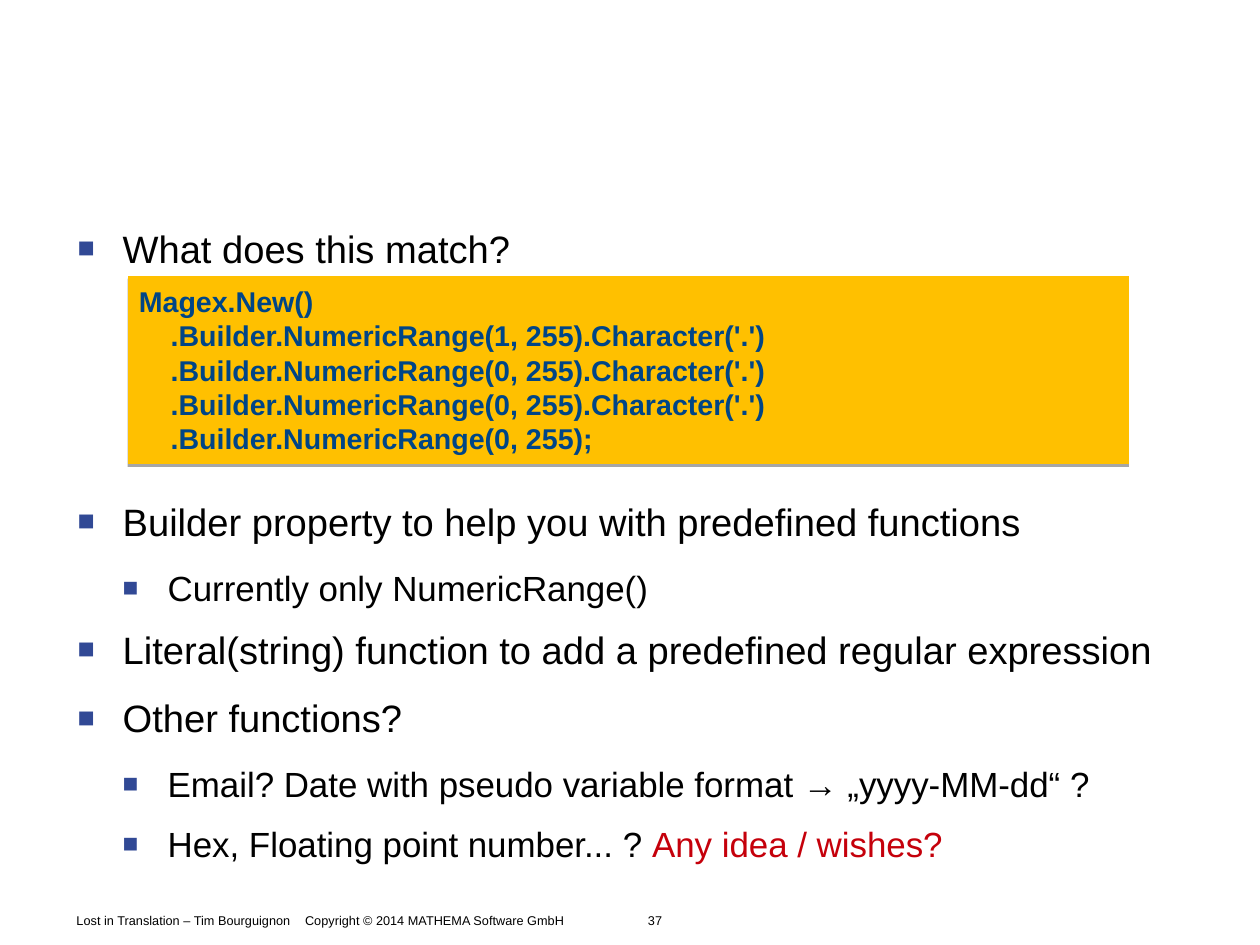
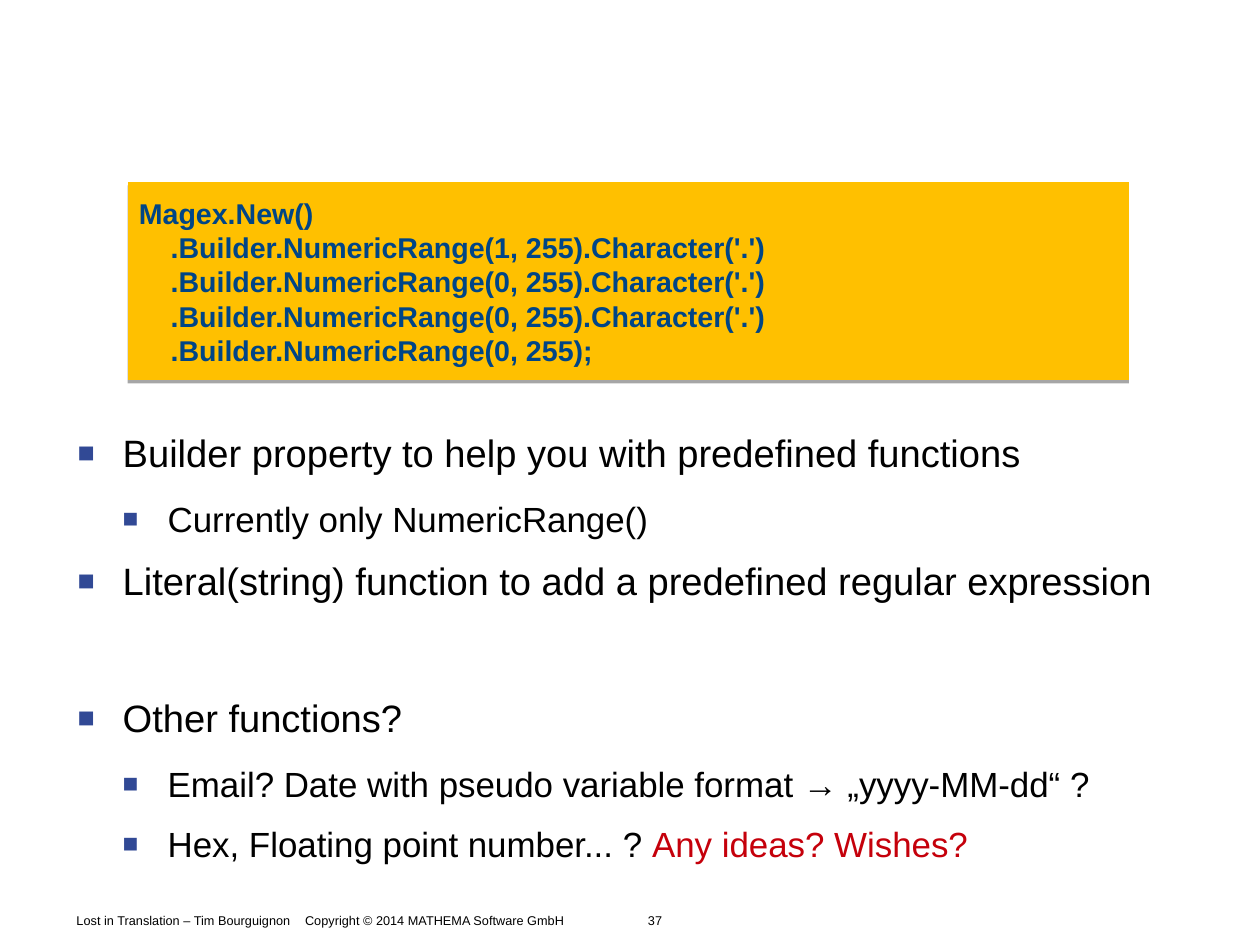
Before and after one commit to Timothep/Talk.LostInTranslation, a slide deck: slide 37 of LostInTranslation.odp. Drawn at 1260x945 pixels with LibreOffice and Linux fonts; fonts in the diff are those of the drawing; background and template pictures are left out. Boxes give left, top, right and bottom in pixels: in the first picture for what was removed or moved away, otherwise in the second. Text is boxed around its words. In the diff, an @@ line names an element or a change of style, - is before the commit and + after.

```diff
--- a/LostInTranslation.odp
+++ b/LostInTranslation.odp
@@ freeform shape "Magex.New()": place and size @@
-freeform shape "Magex.New()" at (128,276,1130,464)
+freeform shape "Magex.New()" at (128,183,1130,381)
@@ text at (123,235,510,264): paragraph removed @@
-■ What does this match?
@@ text at (168,831,968,864): text changed @@
-  ■ Hex, Floating point number... ? Any idea / wishes?
+  ■ Hex, Floating point number... ? Any ideas? Wishes?
```
Also in this commit, not shown: 6 other slides changed.
